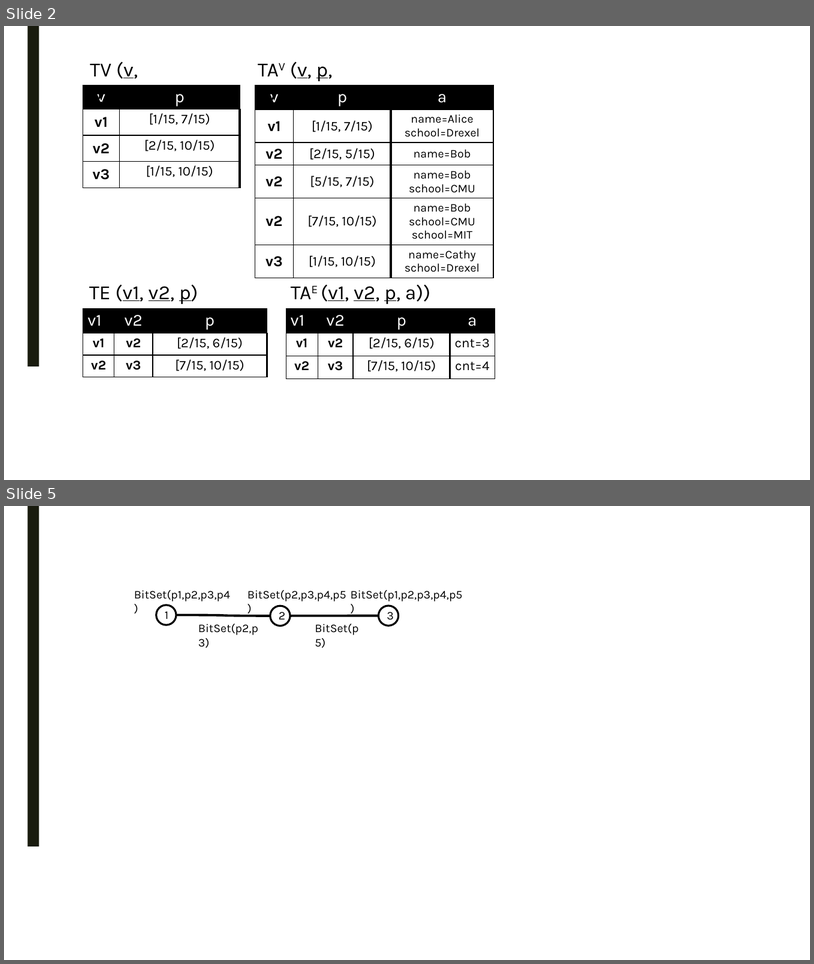
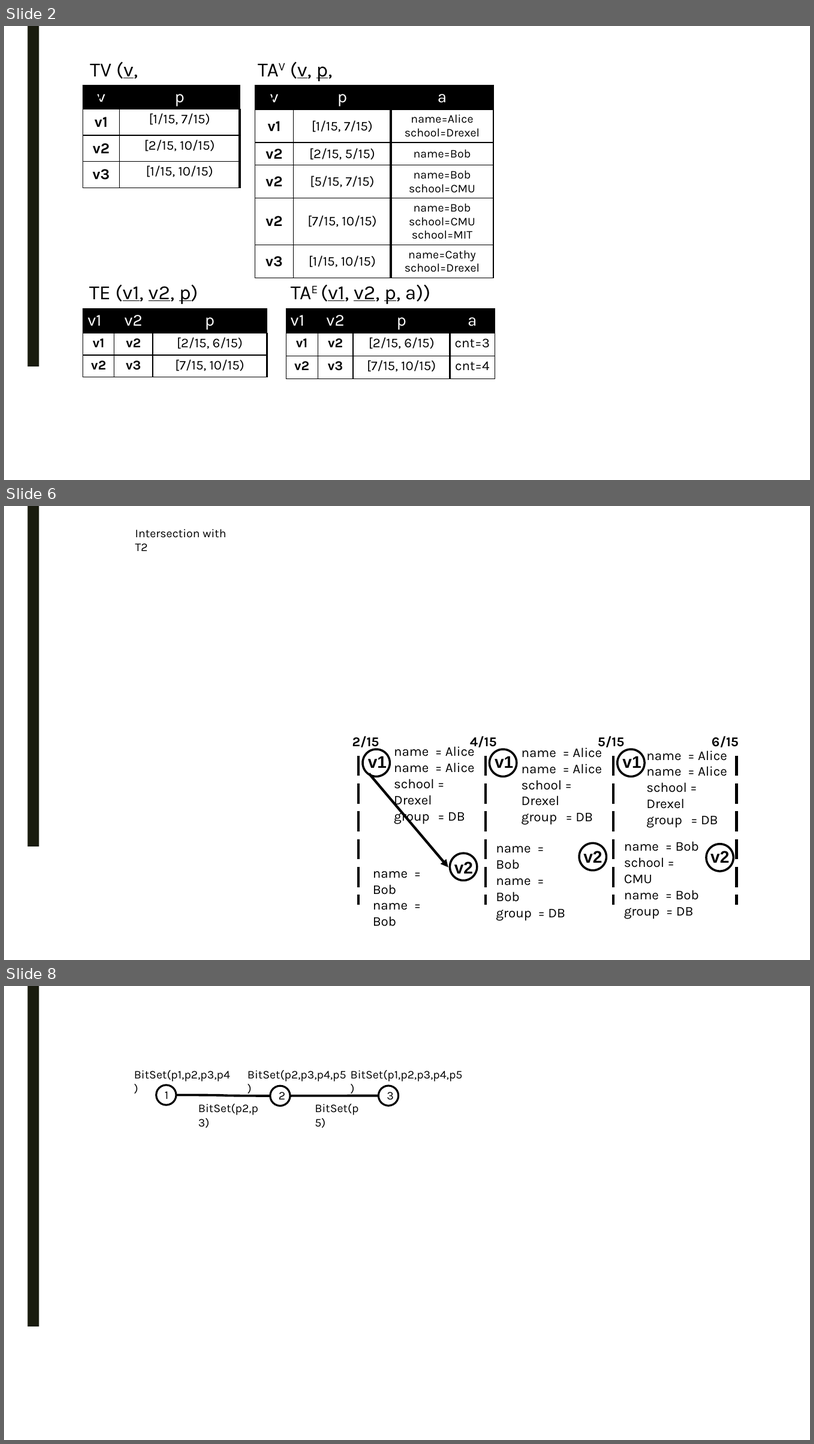
Before and after one commit to PortalDB/portal, a slide deck: paper/pvldb2016/figs/model.pptx. Shown one above the other, each under a label of ours: slides 2 and 5 before the commit, slides 2, 6 and 8 after it; the slides between them are not shown. The pictures are 814x964 and 814x1444 pixels, drawn with LibreOffice and Linux fonts; fonts in the diff are those of the drawing. Boxes give left, top, right and bottom in pixels: in the first picture for what was removed or moved away, otherwise in the second. Text is boxed around its words. In the diff, an @@ line names an element or a change of style, - is before the commit and + after.

Commit message:
added intersection figure, aggregation text. some shortening of length but not much.

```diff
--- a/paper/pvldb2016/figs/model.pptx
+++ b/paper/pvldb2016/figs/model.pptx
@@ slide 6 added at [4,506,810,960], background #FFFFFF; not listed: 1 template element that a slide beside it also shows @@
@@ text added at [135,529,226,551], 14 pt, text #000000 @@
+Intersection with T2
@@ group added at [353,736,739,926]: 16 texts, 6 ellipses, 4 lines, 1 arrow @@
+name = Alice
+name = Alice
+school = Drexel
+group = DB
+name = Bob
+name = Bob
+name = Bob
+name = Bob
+group = DB
+name = Bob
+school = CMU
+name = Bob
+group = DB
+name = Alice
+name = Alice
+school = Drexel
+group = DB
+6/15
+4/15
+5/15
+2/15
+v1
+v1
+v1
+v2
+v2
+v2
+name = Alice
+name = Alice
+school = Drexel
+group = DB
@@ what was slide 5 is now slide 8 @@
```
Also in this commit, not shown: 4 slides changed, 2 other slides added, 12 other files.
